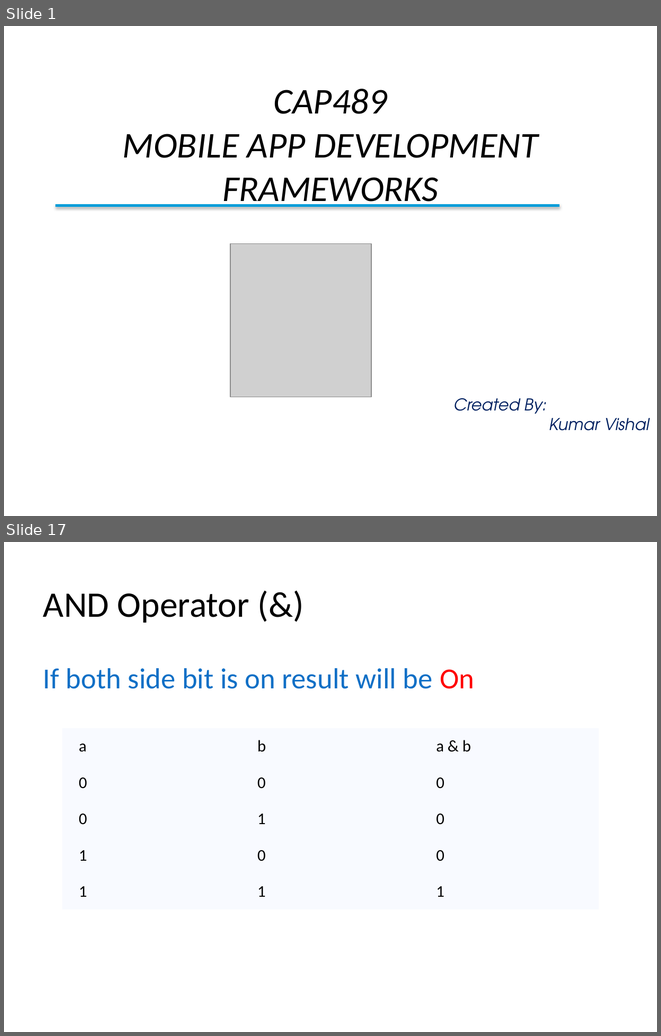
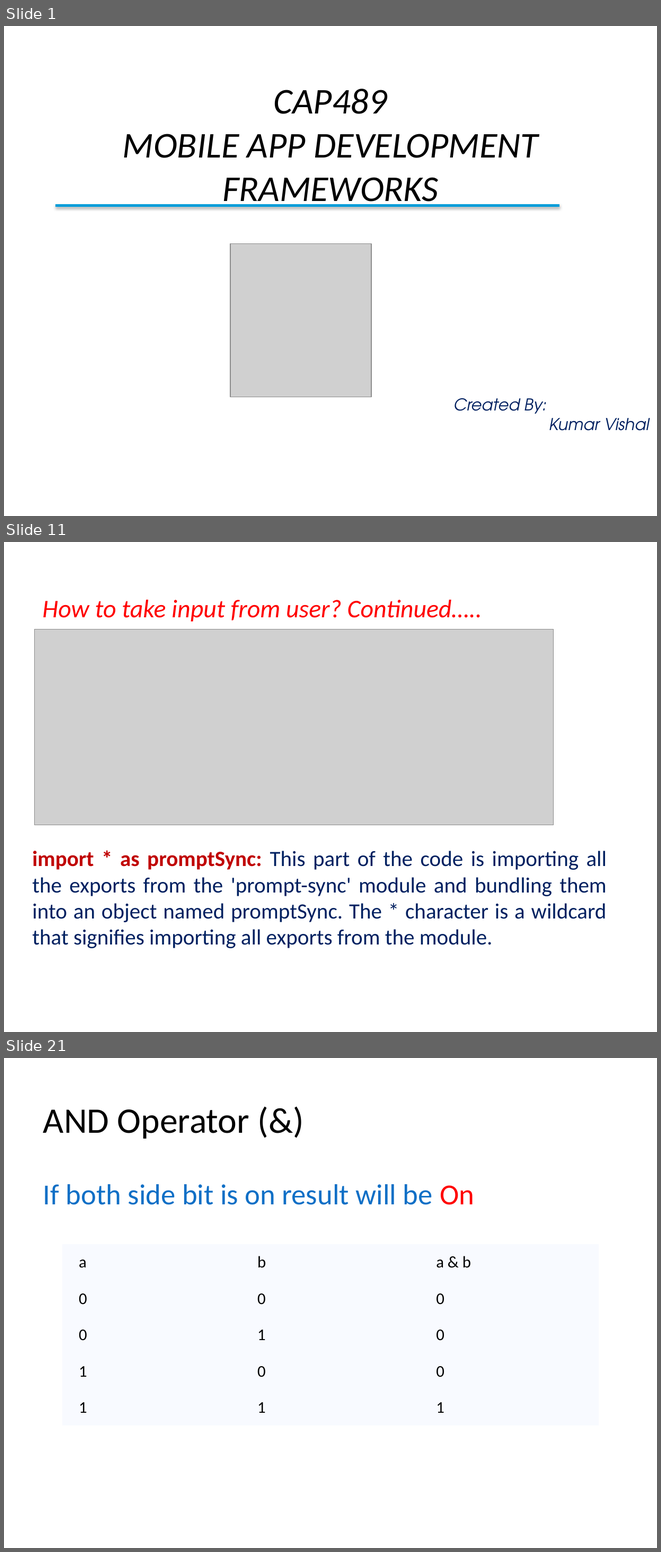
Before and after one commit to vishalamc/CAP489, a slide deck: typescriptVariablesTypesCntrolStructure.pptx. Shown one above the other, each under a label of ours: slides 1 and 17 before the commit, slides 1, 11 and 21 after it; the slides between them are not shown. The pictures are 661x1036 and 661x1552 pixels, drawn with LibreOffice and Linux fonts; fonts in the diff are those of the drawing; grey boxes stand for pictures; background and template pictures are left out. Boxes give left, top, right and bottom in pixels: in the first picture for what was removed or moved away, otherwise in the second. Text is boxed around its words. In the diff, an @@ line names an element or a change of style, - is before the commit and + after.

```diff
--- a/typescriptVariablesTypesCntrolStructure.pptx
+++ b/typescriptVariablesTypesCntrolStructure.pptx
@@ slide 11 added at (4, 542, 657, 1032), background #FFFFFF @@
@@ title added at (42, 599, 482, 622), 28 pt, text #FF0000, italic @@
+How to take input from user? Continued…..
@@ picture added at (35, 629, 553, 824) @@
@@ text added at (32, 850, 607, 948), 24 pt, text #002060 @@
+import * as promptSync: This part of the code is importing all the exports from the 'prompt-sync' module and bundling them into an object named promptSync. The * character is a wildcard that signifies importing all exports from the module.
@@ what was slide 17 is now slide 21 @@
```
Also in this commit, not shown: 26 slides changed, 4 other slides added, 2 slides removed, 5 other files.
